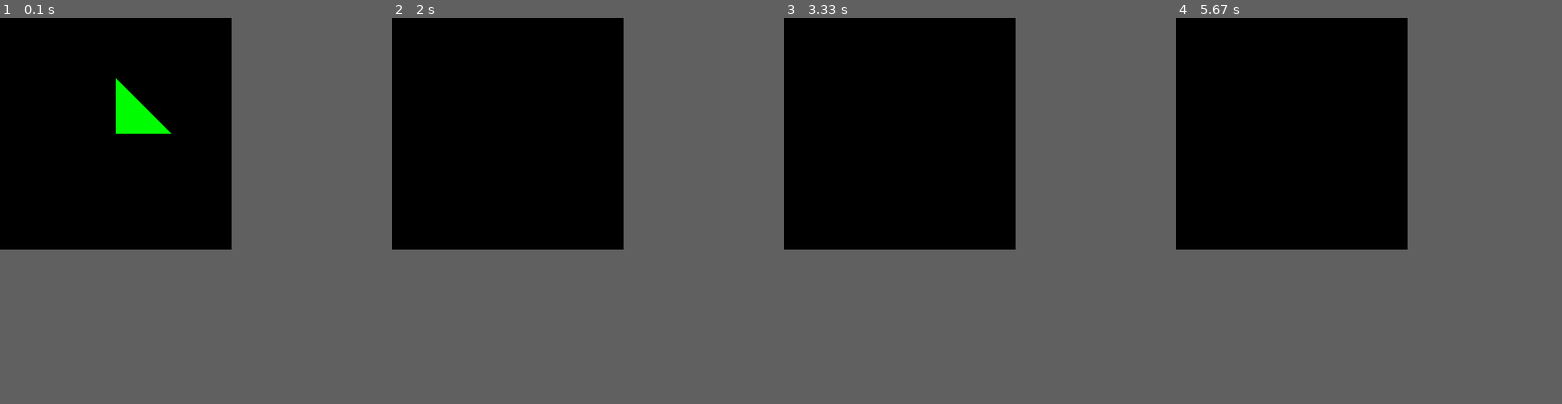
Above: before the commit, frames 1-4 (left to right).
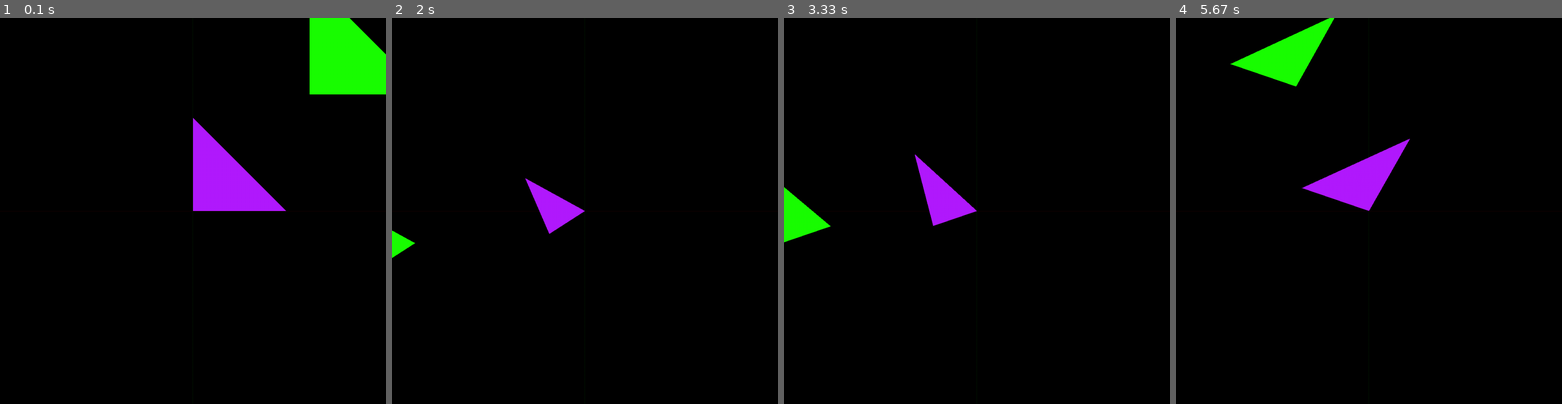
Above: after the commit, the same moments.

Repository: r7melo/CG-with-Python
Game: pygame game, started from main.py
Same seed, same stepped clock (60 frames per second), same inputs: the game is played once before the commit and once after it.
Inputs:
- Up to frame 1 (0.1 s): no input
- Up to frame 2 (2 s): hold Q 0.33-0.8 s; hold D 0.33-0.8 s; hold Page Up 0.83-1.3 s; hold D 0.83-1.3 s; hold D 1.33-1.8 s; hold W from 1.83 s (still down); tap E at 1.98 s
- Up to frame 3 (3.33 s): release W at 2.13 s; hold D 2.17-2.63 s; hold A 2.67-3.2 s; hold Page Down from 3.23 s (still down); hold S from 3.23 s (still down)
- Up to frame 4 (5.67 s): tap E at 3.38, 4.48 s; release Page Down at 3.53 s; release S at 3.53 s; hold S 3.57-3.87 s; hold A 3.9-4.3 s; hold W 4.33-4.7 s; hold D 4.73-5.37 s; hold S from 5.4 s (still down)
In our replay, the window is 540x540 before the commit and 900x900 after it. These sizes can differ from the game's own. Grey fills any space a smaller window leaves; there, only what the larger window draws over its background counts as a difference.

The runs differ from the first frame. In frame 1, 7.5% of the frame differs, in the area x 30-100%, y 0-50%; in frame 2, 1.1%; in frame 3, 2.1%; in frame 4, 3.9%.

Commit message:
rotacoes de triangulo

Diff:
--- a/app.py
+++ b/app.py
@@ -30,9 +30,15 @@
         glTranslatef(self.translation.x, self.translation.y, self.translation.z)
 
         #============================================================================
-        triangle = Triangle()
+        cube = Cube()
+        cube.verticies = cuboVerticies
+        cube.faces = cuboFaces
+
+        triangle = Triangle(triangleVerticies)
         triangle.color = triangleColor
-        triangle.verticies = triangleVerticies
+
+        triangle2 = Triangle(triangle2Verticies)
+        triangle2.color = (0.1,1,0)
         #============================================================================
 
         while True:
@@ -42,47 +48,62 @@
                     quit()
 
             glClear(GL_COLOR_BUFFER_BIT | GL_DEPTH_BUFFER_BIT)
+            #glRotatef(1, 1,1,0)
+
+            glBegin(GL_LINES)
+            glColor3fv((0,0,0.1))
+            glVertex3fv((0,0,-10))
+            glVertex3fv((0,0,10))
+
+            glColor3fv((0,0.1,0))
+            glVertex3fv((0,-10,0))
+            glVertex3fv((0,10,0))
+
+            glColor3fv((0.1,0,0))
+            glVertex3fv((-10,0,0))
+            glVertex3fv((10,0,0))
+            glEnd()
 
 
             #============================================================================
 
-            triangle.show()
+            #cube.show()
+            triangle.update()
+            triangle2.update()
+
+
+            print(triangle.angle.get(), triangle.verticies)
 
 
             #============================================================================
 
             keys = pygame.key.get_pressed()
 
-            if keys[K_UP]:
-                glRotatef(1,1,0,0)
-                triangle.rotate(1,0,0)
-            elif keys[K_DOWN]:
-                glRotatef(1,-1,0,0)
-                triangle.rotate(-1,0,0)
-            if keys[K_RIGHT]:
-                glRotatef(1,0,1,0)
-                triangle.rotate(0,1,0)
-            elif keys[K_LEFT]:
-                glRotatef(1,0,-1,0)
-                triangle.rotate(1,-1,0)
+            if keys[K_w]:
+                triangle.angle.x += 10
+                triangle2.angle.x += 10
+            elif keys[K_s]:
+                triangle.angle.x -= 10
+                triangle2.angle.x -= 10
+            if keys[K_d]:
+                triangle.angle.y += 10
+                triangle2.angle.y += 10
+            elif keys[K_a]:
+                triangle.angle.y -= 10
+                triangle2.angle.y -= 10
+            if keys[K_q]:
+                triangle.angle.z += 10
+                triangle2.angle.z += 10
+            elif keys[K_e]:
+                triangle.angle.z -= 10
+                triangle2.angle.z -= 10
 
-            if keys[K_q]:
-                glTranslatef(0,0,-0.1)
-            elif keys[K_e]:
-                glTranslatef(0,0,0.1)
 
-            if keys[K_w]:
-                glTranslatef(0,-0.1,0)
-            elif keys[K_s]:
-                glTranslatef(0,0.1,0)
-
-            if keys[K_a]:
-                glTranslatef(-0.1,0,0)
-            elif keys[K_d]:
-                glTranslatef(0.1,0,0)
-
-            print
+            if keys[K_PAGEUP]:
+                pass
+            elif keys[K_PAGEDOWN]:
+                pass
 
 
             pygame.display.flip()
-            pygame.time.wait(10)
+            pygame.time.wait(100)
--- a/constants.py
+++ b/constants.py
@@ -39,5 +39,11 @@
     (0,1,0),
 )
 
+triangle2Verticies = (
+    (1,1,1),
+    (2,1,1),
+    (1,2,1),
+)
+
 squadColor = (0,0,1)
-triangleColor = (0,1,0)
+triangleColor = (0.7,0.1,1)
--- a/main.py
+++ b/main.py
@@ -3,7 +3,7 @@
 
 app = App()
 
-app.display = (600,600)
+app.display = (1000,1000)
 app.fovy = 45
 app.z_near = 1
 app.z_far = 100
--- a/triangle.py
+++ b/triangle.py
@@ -5,17 +5,24 @@
 import math
 
 class Triangle:
-    def __init__(self):
-        self.verticies = None
+    def __init__(self, verticies):
+        self.__verticies__ = verticies
+        self.verticies = verticies
         self.color = (1,1,1)
         self.angle = Vector3d(0,0,0)
-        self.rotation = Vector3d(0,0,0)
 
-    def rotate(self, x, y, z):
+    def rotate(self):
         new_verticies = []
-        if z > 0:
-            for vertex in self.verticies:
-                pass
+
+        for vertex in self.__verticies__:
+            vector = Vector3d(vertex[0], vertex[1], vertex[2])
+            vector.rotate(self.angle)
+            new_verticies.append(vector.get())
+
+        self.verticies = tuple(new_verticies)
+
+
+
 
 
 
@@ -30,3 +37,11 @@
 
     def update(self):
         self.show()
+        self.rotate()
+
+        if abs(self.angle.x) >= 360:
+            self.angle.x = 0
+        if abs(self.angle.y) >= 360:
+            self.angle.y = 0
+        if abs(self.angle.z) >= 360:
+            self.angle.z = 0
--- a/vector.py
+++ b/vector.py
@@ -1,3 +1,5 @@
+import math
+
 class Vector3d:
     def __init__(self, x=0, y=0, z=0):
         self.x = x
@@ -9,5 +11,16 @@
         self.y += vector.y
         self.z += vector.z
 
+    def rotate(self, anglev):
+        if abs(anglev.x) > 0:
+            self.y = (self.y * math.cos((anglev.x/180)*math.pi)) - (self.z * math.sin((anglev.x/180)*math.pi))
+            self.z = (self.y * math.sin((anglev.x/180)*math.pi)) + (self.z * math.cos((anglev.x/180)*math.pi))
+        if abs(anglev.y) > 0:
+            self.x = (self.x * math.cos((anglev.y/180)*math.pi)) - (self.z * math.sin((anglev.y/180)*math.pi))
+            self.z = (self.z * math.sin((anglev.y/180)*math.pi)) + (self.z * math.cos((anglev.y/180)*math.pi))
+        if abs(anglev.z) > 0:
+            self.x = (self.x * math.cos((anglev.z/180)*math.pi)) - (self.y * math.sin((anglev.z/180)*math.pi))
+            self.y = (self.x * math.sin((anglev.z/180)*math.pi)) + (self.y * math.cos((anglev.z/180)*math.pi))
+
     def get(self):
         return (self.x, self.y, self.z)
Not shown, added: requirements.txt
Not shown, changed: .gitignore
